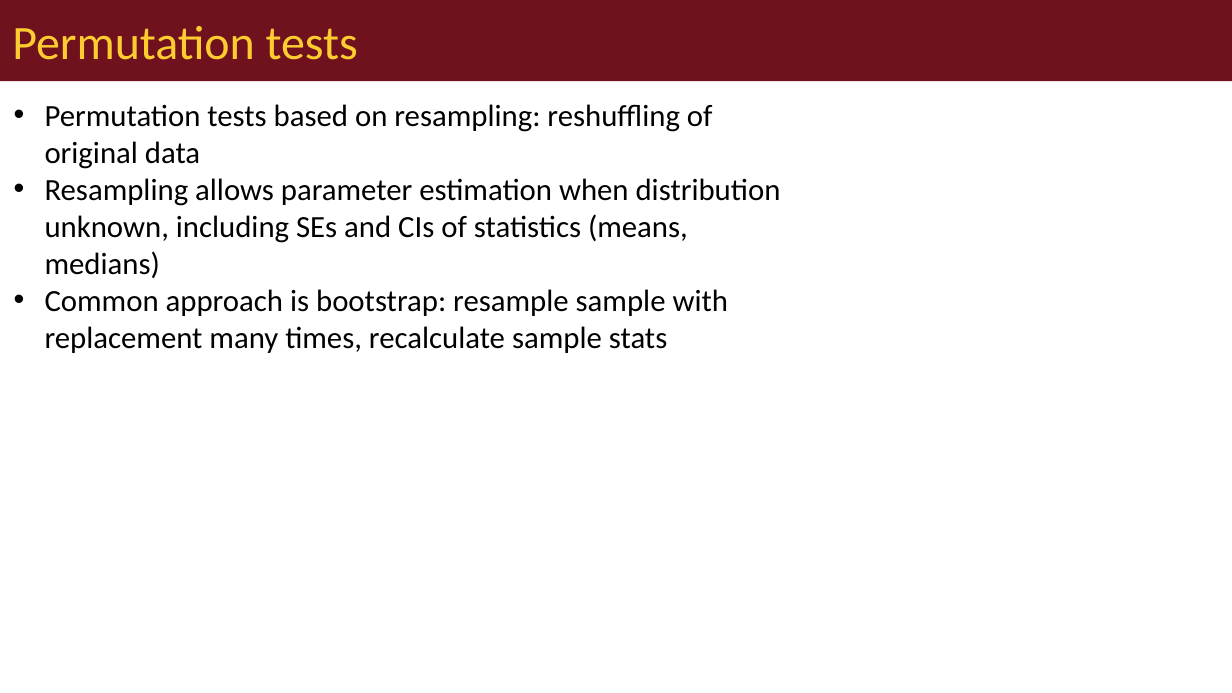
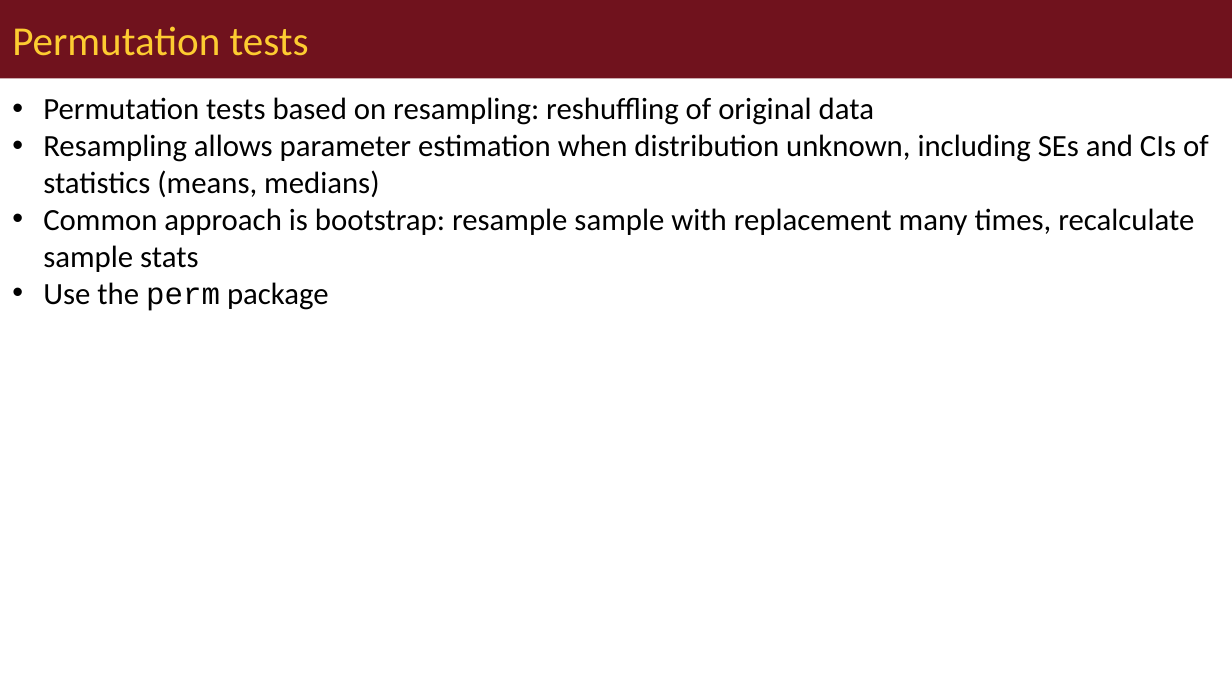
Before and after one commit to wlperry/umd_biostats, a slide deck: slide 23 of docs/lectures/lecture_06/06_01_lecture_powerpoint.pptx (slide 21 before the commit). Drawn at 1232x693 pixels with LibreOffice and Linux fonts; fonts in the diff are those of the drawing. Boxes give left, top, right and bottom in pixels: in the first picture for what was removed or moved away, otherwise in the second. Text is boxed around its words. In the diff, an @@ line names an element or a change of style, - is before the commit and + after.

```diff
--- a/docs/lectures/lecture_06/06_01_lecture_powerpoint.pptx
+++ b/docs/lectures/lecture_06/06_01_lecture_powerpoint.pptx
@@ title "Permutation tests" at bbox=[0, 0, 1232, 79]: size 28 to 24 pt @@
@@ text at bbox=[43, 282, 329, 311]: paragraph added @@
+• Use the perm package
```
Also in this commit, not shown: 21 other slides changed, 2 slides added, 1 slide removed, 31 other files.
